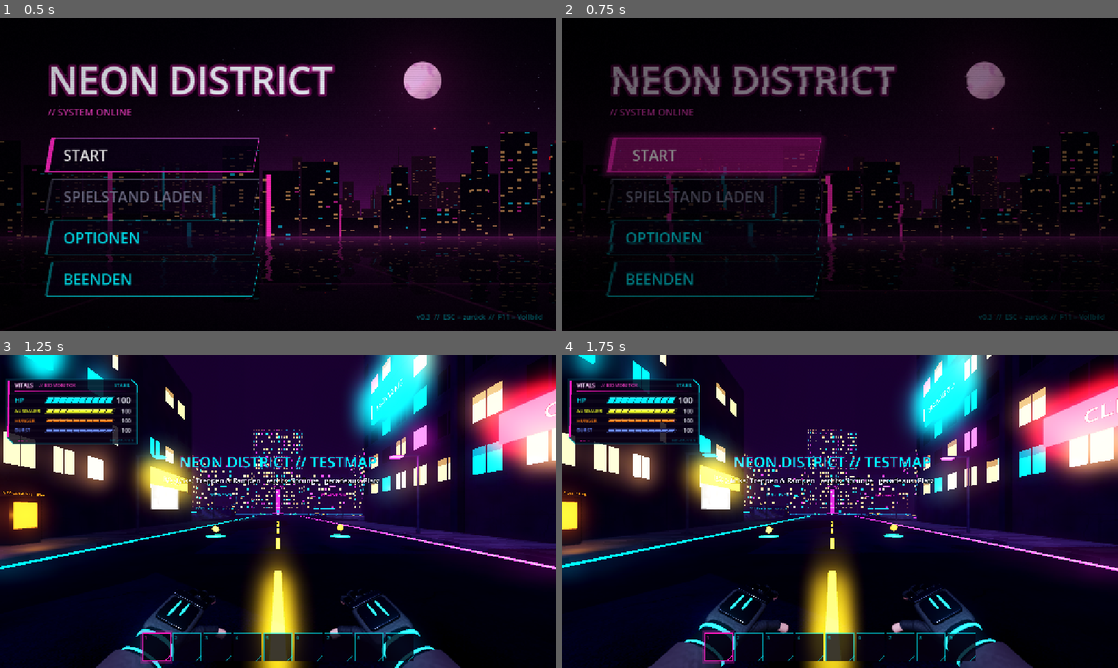
Above: before the commit, frames 1-4 (two rows, left to right).
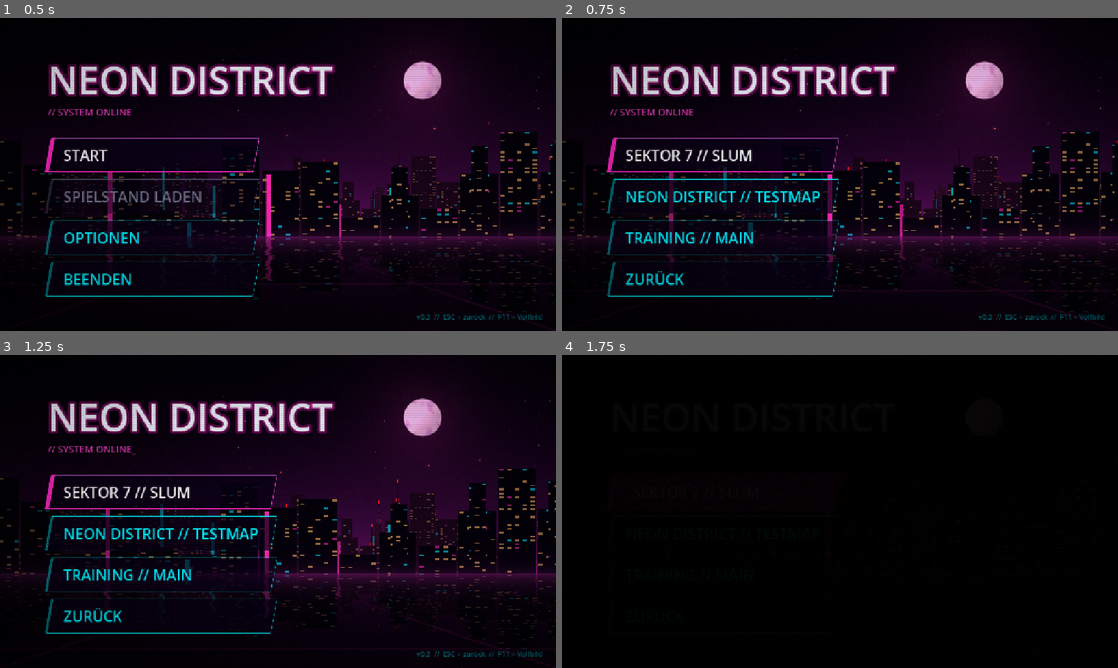
Above: after the commit, the same moments.

Repository: CaptainArschbart/Test
Game: Godot game, scene res://scenes/menu/main_menu.tscn
Same seed, same stepped clock (60 frames per second), same inputs: the game is played once before the commit and once after it.
Inputs (mouse positions are in pixels of both pictures, inside the frame that each line leads up to):
- Up to frame 1 (0.5 s): no input
- Up to frame 2 (0.75 s): click "START" at 0.5 s
- Up to frame 3 (1.25 s): no input
- Up to frame 4 (1.75 s): click (723, 492) at 1.25 s, where only the run after the commit has a clickable "SEKTOR 7 // SLUM"

Frame 1 is identical in both runs. In frame 2, 14% of the frame differs, in the area x 0-100%, y 13-97%; in frame 3, 59%; in frame 4, 67%, in the area x 0-100%, y 0-100%.

Commit message:
Hauptmenü: Start öffnet Map-Auswahl (Sektor 7, Testmap, Main)
Co-Authored-By: Claude Opus 5.5 (1M context) <noreply@anthropic.com>
Claude-Session: https://claude.ai/code/session_01CnPc7UZ3Z27zsdDbYdaRfL

Diff:
--- a/scenes/menu/main_menu.gd
+++ b/scenes/menu/main_menu.gd
@@ -1,5 +1,8 @@
 extends Control
 ## Hauptmenü im Cyberpunk-Stil: Start, Spielstand laden, Optionen, Beenden.
+##
+## "Start" öffnet die Map-Auswahl (Buttons aus maps, im Code erzeugt, gleicher Stil wie das
+## Hauptmenü).
 ##
 ## "Spielstand laden" ist ein Platzhalter und bleibt deaktiviert, bis es ein
 ## Speichersystem gibt.
@@ -10,8 +13,14 @@
 
 const OptionsMenu := preload("res://scenes/options/options_menu.gd")
 
-## Szene, die "Start" lädt.
+## Szene, die "Start" lädt, wenn maps leer ist.
 @export_file("*.tscn") var game_scene := "res://scenes/testmap/testmap.tscn"
+## Map-Auswahl nach "Start": Anzeigename -> Szene.
+@export var maps: Dictionary[String, String] = {
+	"SEKTOR 7 // SLUM": "res://scenes/slum/slum.tscn",
+	"NEON DISTRICT // TESTMAP": "res://scenes/testmap/testmap.tscn",
+	"TRAINING // MAIN": "res://scenes/main/main.tscn",
+}
 
 @export_group("Glitch")
 ## Zeitraum (Sekunden), in dem zufällig ein schwacher Glitch kommt.
@@ -24,6 +33,7 @@
 var _glitch_timer := 0.0
 var _glitch_left := 0.0
 var _starting := false
+var _map_buttons: VBoxContainer
 
 @onready var overlay_material: ShaderMaterial = $Overlay.material
 @onready var title_box: Control = %TitleBox
@@ -42,7 +52,8 @@
 	Input.mouse_mode = Input.MOUSE_MODE_VISIBLE
 	options_panel.hide()
 
-	start_button.pressed.connect(_on_start_pressed)
+	_map_buttons = _create_map_buttons()
+	start_button.pressed.connect(_show_maps if not maps.is_empty() else _start_game.bind(game_scene))
 	options_button.pressed.connect(_show_options)
 	quit_button.pressed.connect(_on_quit_pressed)
 	options.closed.connect(_hide_options)
@@ -87,6 +98,9 @@
 	if event.is_action_pressed("ui_cancel") and options_panel.visible:
 		options.request_back()
 		get_viewport().set_input_as_handled()
+	elif event.is_action_pressed("ui_cancel") and _map_buttons.visible and not _starting:
+		_hide_maps()
+		get_viewport().set_input_as_handled()
 	elif event is InputEventKey and event.pressed and not event.echo and event.keycode == KEY_F11:
 		# Die Optionen ziehen das Vollbild im Entwurf selbst nach (Settings.changed).
 		Settings.toggle_fullscreen()
@@ -106,11 +120,60 @@
 	_glitch_timer = randf_range(glitch_interval_min, glitch_interval_max)
 
 
-func _on_start_pressed() -> void:
+# --- Map-Auswahl ----------------------------------------------------------------
+
+## Zweite Button-Liste neben MainButtons, gleicher Theme und gleiche Größe.
+func _create_map_buttons() -> VBoxContainer:
+	var box := VBoxContainer.new()
+	box.name = "MapButtons"
+	box.custom_minimum_size = main_buttons.custom_minimum_size
+	box.size_flags_horizontal = main_buttons.size_flags_horizontal
+	box.mouse_filter = Control.MOUSE_FILTER_IGNORE
+	box.theme = main_buttons.theme
+	box.add_theme_constant_override("separation", 16)
+	main_buttons.add_sibling(box)
+	box.hide()
+	var entries: Array = maps.keys()
+	entries.append("ZURÜCK")
+	for label: String in entries:
+		var button := Button.new()
+		button.text = label
+		button.alignment = HORIZONTAL_ALIGNMENT_LEFT
+		button.custom_minimum_size = start_button.custom_minimum_size
+		if maps.has(label):
+			var path: String = maps[label]
+			button.pressed.connect(_start_game.bind(path))
+			if not ResourceLoader.exists(path):
+				button.disabled = true
+				button.tooltip_text = "Szene fehlt: " + path
+		else:
+			button.pressed.connect(_hide_maps)
+		button.mouse_entered.connect(_focus_if_enabled.bind(button))
+		button.focus_entered.connect(_trigger_glitch.bind(0.12, 0.06))
+		box.add_child(button)
+	return box
+
+
+func _show_maps() -> void:
+	main_buttons.hide()
+	_map_buttons.show()
+	_trigger_glitch(0.25, 0.1)
+	_map_buttons.get_child(0).grab_focus()
+
+
+func _hide_maps() -> void:
+	_map_buttons.hide()
+	main_buttons.show()
+	start_button.grab_focus()
+
+
+func _start_game(scene_path: String) -> void:
 	if _starting:
 		return
 	_starting = true
+	game_scene = scene_path
 	main_buttons.process_mode = Node.PROCESS_MODE_DISABLED
+	_map_buttons.process_mode = Node.PROCESS_MODE_DISABLED
 	# Kurzer, harter Glitch als Übergang, dann ins Spiel.
 	_trigger_glitch(0.6, 0.4)
 	var tween := create_tween()
@@ -124,6 +187,7 @@
 		var back := create_tween()
 		back.tween_property($Fade, "color:a", 0.0, 0.3)
 		main_buttons.process_mode = Node.PROCESS_MODE_INHERIT
+		_map_buttons.process_mode = Node.PROCESS_MODE_INHERIT
 		_starting = false
 
 
